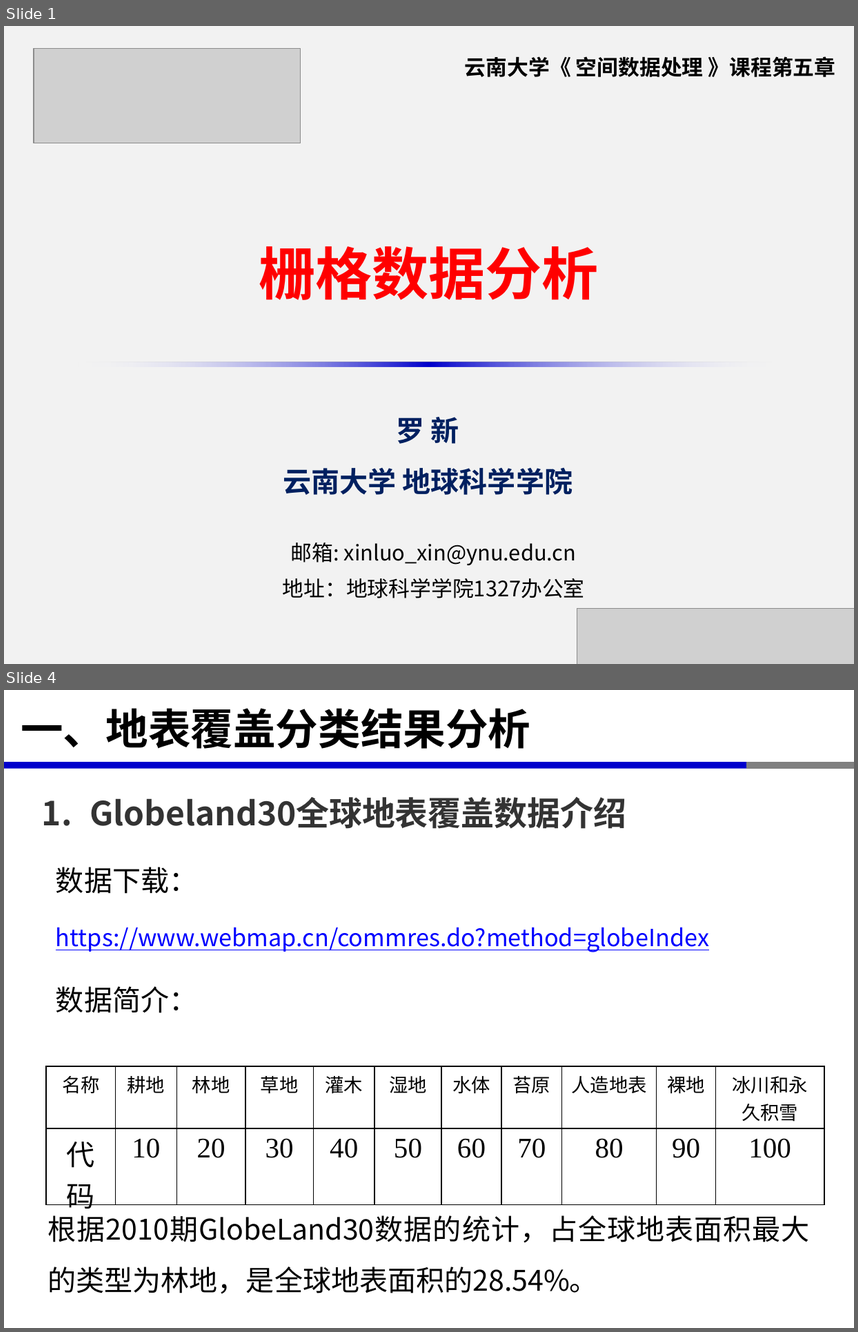
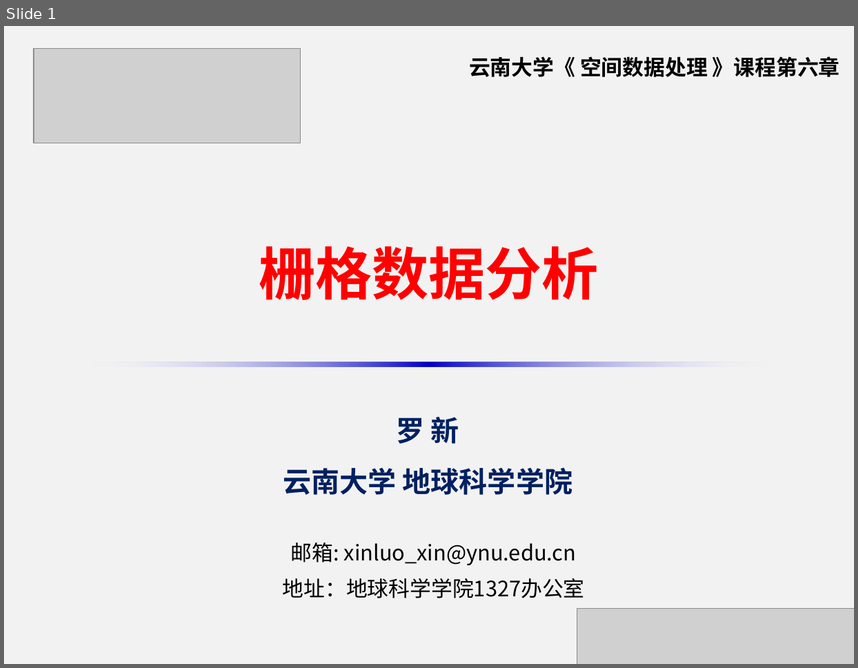
Before and after one commit to xinluo2018/spatial-data-processing, a slide deck: 第6章-栅格数据处理及分析/第3节-栅格数据分析.pptx. Shown one above the other, each under a label of ours: slides 1 and 4 before the commit, slide 1 after it; the slides between them are not shown. The pictures are 858x1332 and 858x668 pixels, drawn with LibreOffice and Linux fonts; fonts in the diff are those of the drawing; grey boxes stand for pictures. Boxes give left, top, right and bottom in pixels: in the first picture for what was removed or moved away, otherwise in the second. Text is boxed around its words. In the diff, an @@ line names an element or a change of style, - is before the commit and + after.

```diff
--- a/第6章-栅格数据处理及分析/第3节-栅格数据分析.pptx
+++ b/第6章-栅格数据处理及分析/第3节-栅格数据分析.pptx
@@ slide 4 removed at (4, 690, 854, 1328), background #FFFFFF @@
@@ title removed at (21, 708, 530, 749) @@
-一、地表覆盖分类结果分析
@@ round same rect removed at (5, 762, 850, 769) @@
@@ round same rect removed at (747, 761, 854, 768) @@
@@ text removed at (90, 797, 626, 829) @@
-1. Globeland30全球地表覆盖数据介绍
@@ text removed at (56, 867, 709, 1013) @@
-数据下载：
-https://www.webmap.cn/commres.do?method=globeIndex
-数据简介：
@@ table removed at (47, 1066, 824, 1211), 2 rows, 11 columns @@
-名称 | 耕地 | 林地 | 草地 | 灌木 | 湿地 | 水体 | 苔原 | 人造地表 | 裸地 | 冰川和永久积雪
-代码 | 10 | 20 | 30 | 40 | 50 | 60 | 70 | 80 | 90 | 100
@@ text removed at (48, 1215, 810, 1294) @@
-根据2010期GlobeLand30数据的统计，占全球地表面积最大的类型为林地，是全球地表面积的28.54%。
@@ freeform shape removed at (4, 1284, 854, 1284) @@
@@ slide 1 changed as well @@
@@ text at (469, 56, 840, 77): text changed @@
-云南大学《 空间数据处理 》课程第五章
+云南大学《 空间数据处理 》课程第六章
```
Also in this commit, not shown: 3 other slides changed, 1 slide added, 6 other slides removed, 19 other files.
